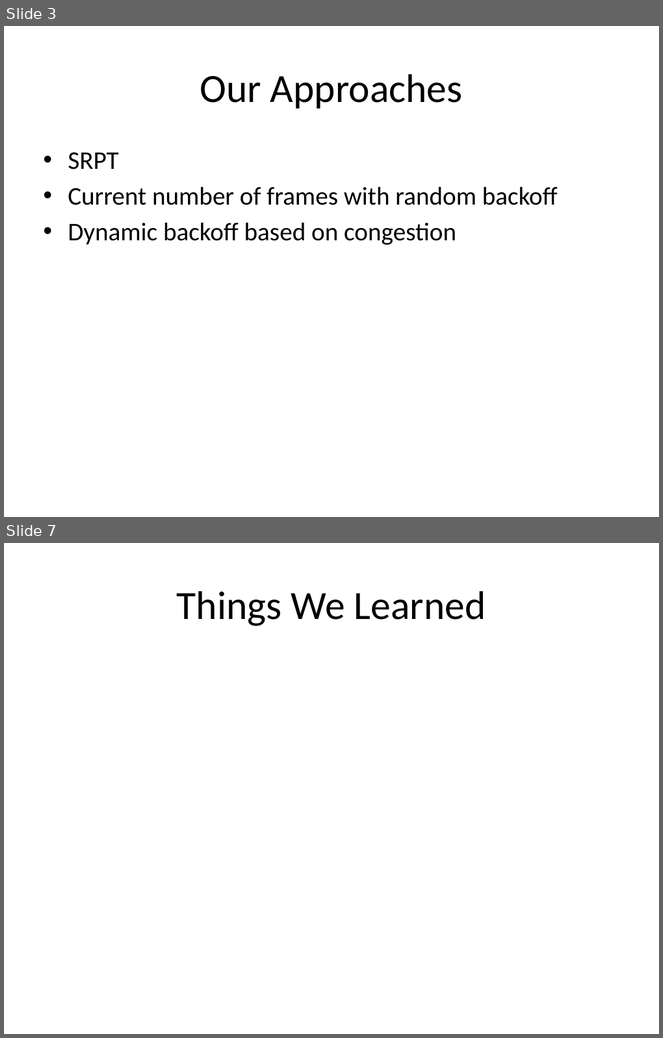
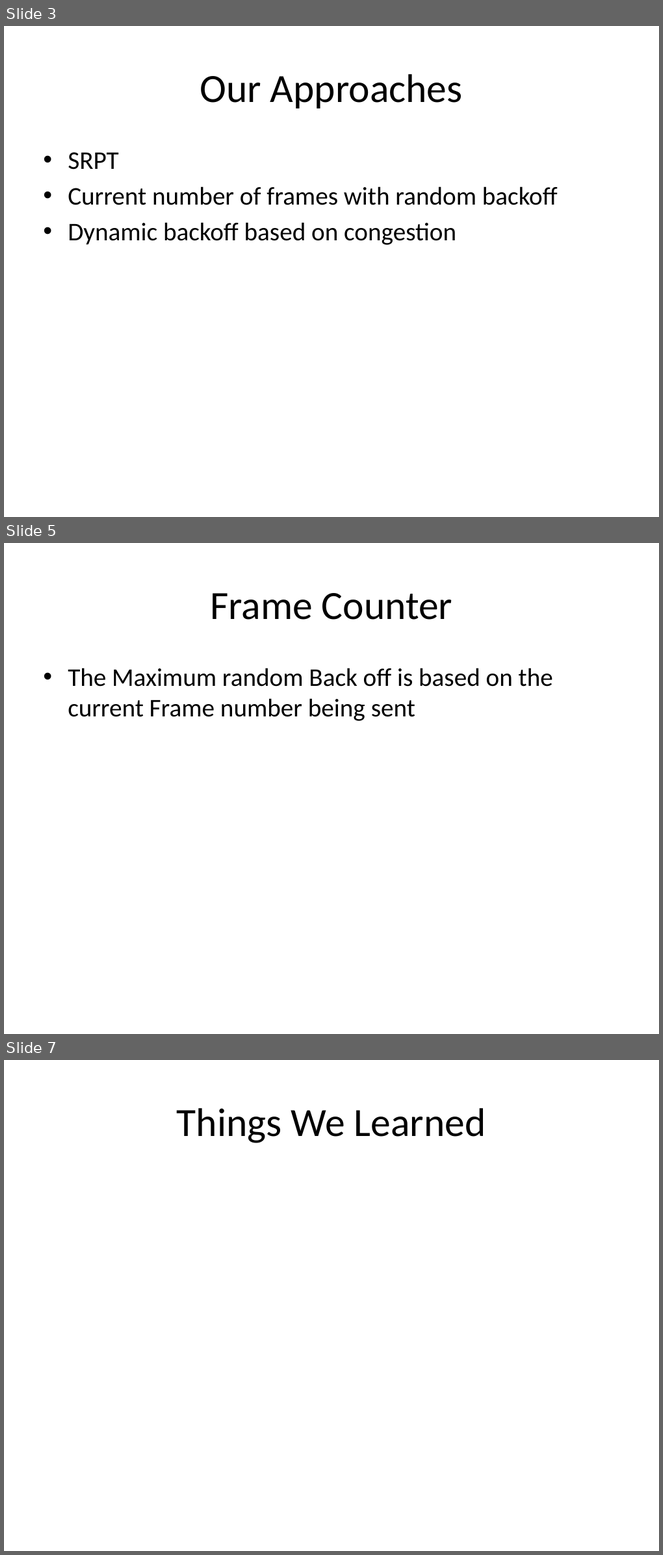
Before and after one commit to Marfle-Bark/myHUMPS, a slide deck: Presentation.pptx. Shown one above the other, each under a label of ours: slides 3 and 7 before the commit, slides 3, 5 and 7 after it; the slides between them are not shown. The pictures are 663x1038 and 663x1555 pixels, drawn with LibreOffice and Linux fonts; fonts in the diff are those of the drawing. Boxes give left, top, right and bottom in pixels: in the first picture for what was removed or moved away, otherwise in the second. Text is boxed around its words. In the diff, an @@ line names an element or a change of style, - is before the commit and + after.

```diff
--- a/Presentation.pptx
+++ b/Presentation.pptx
@@ slide 5 added at box(4, 543, 659, 1034), background #FFFFFF @@
@@ title added at box(210, 593, 452, 620), 44 pt, text #000000 @@
+Frame Counter
@@ text added at box(68, 668, 553, 721), 28 pt, text #000000 @@
+• The Maximum random Back off is based on the current Frame number being sent
```
Also in this commit, not shown: 2 other slides added, 3 slides removed.
